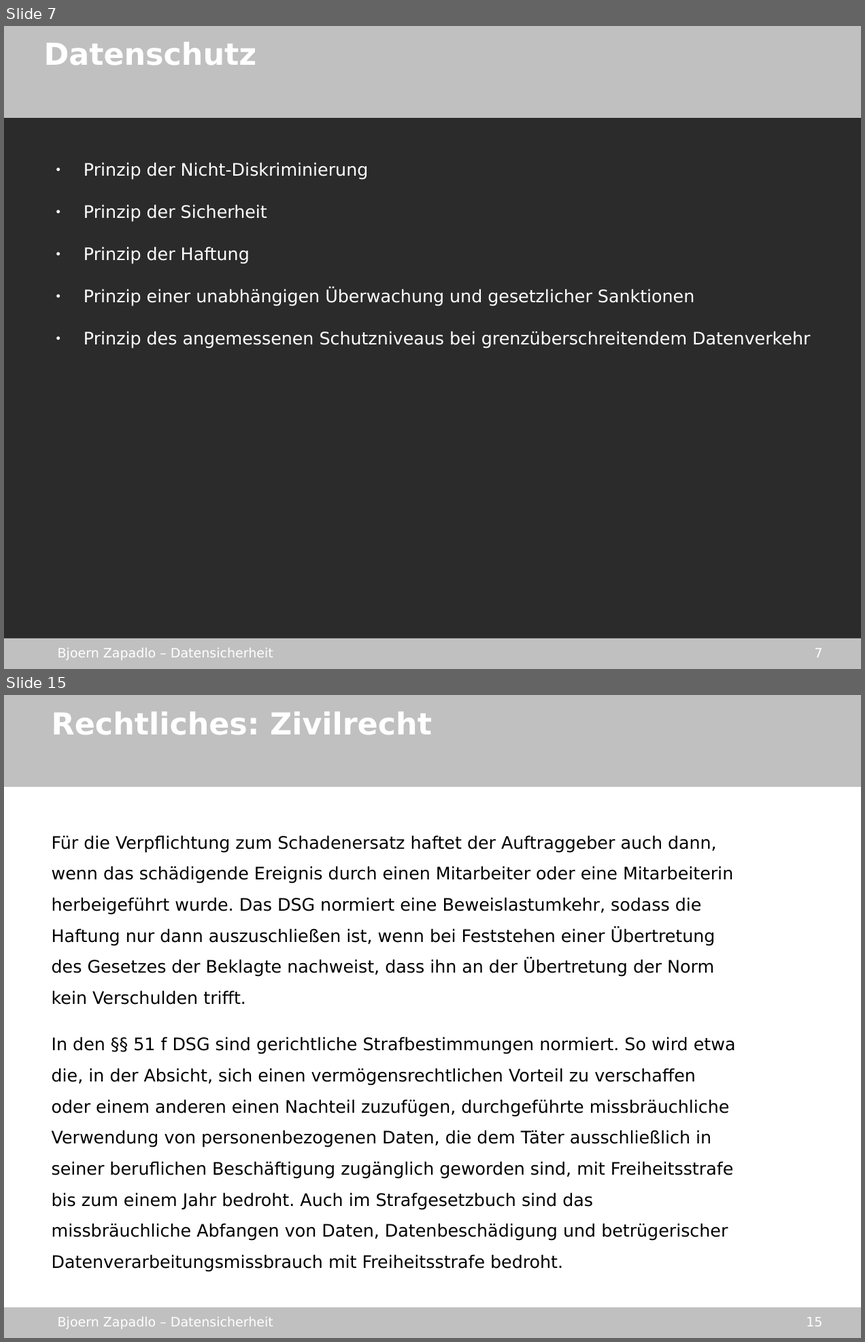
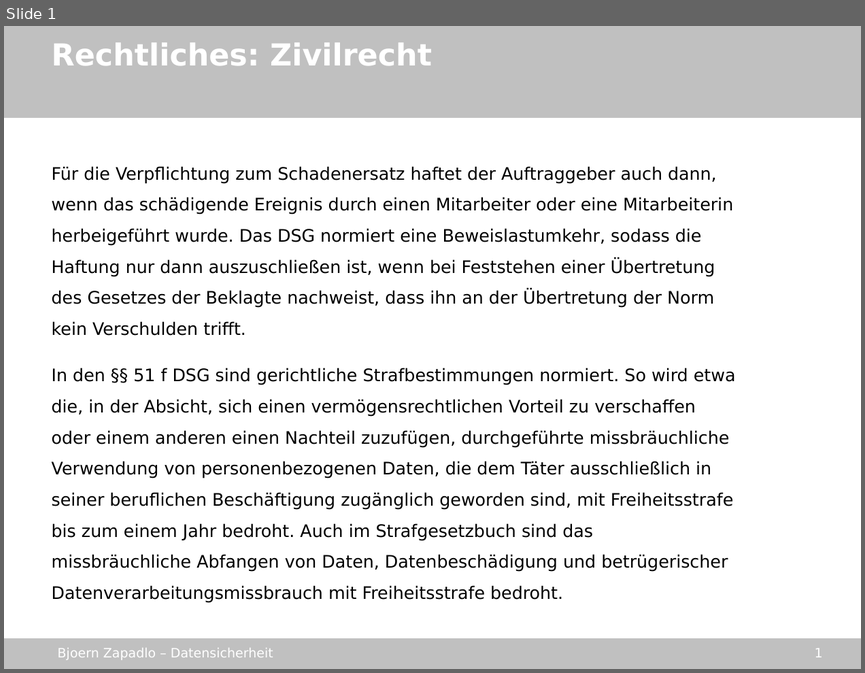
Before and after one commit to gmb2012/sae-datasecurity, a slide deck: stuff/datensicherheit_sae.odp. Shown one above the other, each under a label of ours: slides 7 and 15 before the commit, slide 1 after it; the slides between them are not shown. The pictures are 865x1342 and 865x673 pixels, drawn with LibreOffice and Linux fonts; fonts in the diff are those of the drawing; background and template pictures are left out; a plain dark background stands for a picture behind light text. Boxes give left, top, right and bottom in pixels: in the first picture for what was removed or moved away, otherwise in the second. Text is boxed around its words. In the diff, an @@ line names an element or a change of style, - is before the commit and + after.

```diff
--- a/stuff/datensicherheit_sae.odp
+++ b/stuff/datensicherheit_sae.odp
@@ slide 7 removed at (4, 26, 861, 669), background picture (left out); not listed: 4 template elements that a slide beside it also shows @@
@@ title removed at (44, 42, 257, 65) @@
-Datenschutz
@@ text removed at (84, 162, 810, 348) @@
-● Prinzip der Nicht-Diskriminierung
-● Prinzip der Sicherheit
-● Prinzip der Haftung
-● Prinzip einer unabhängigen Überwachung und gesetzlicher Sanktionen
-● Prinzip des angemessenen Schutzniveaus bei grenzüberschreitendem Datenverkehr
@@ what was slide 15 is now slide 1 @@
@@ page number at (815, 648, 823, 657): text changed @@
-15
+1
```
Also in this commit, not shown: 13 other slides removed, 2 other files.
